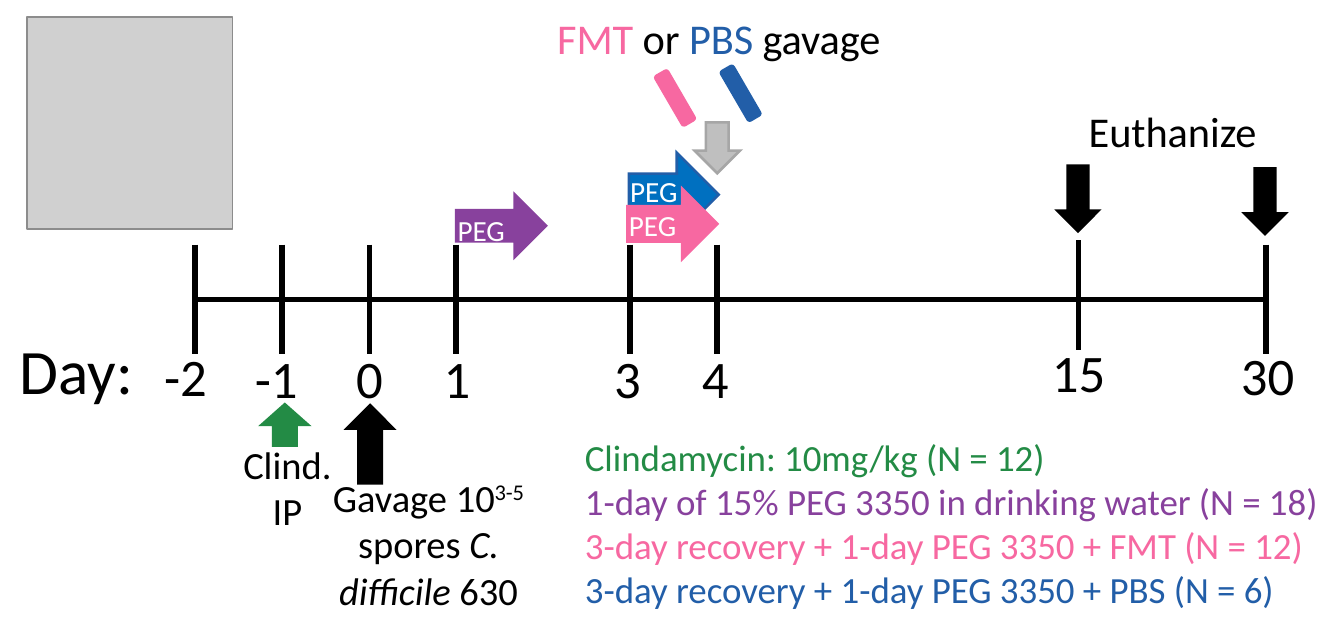
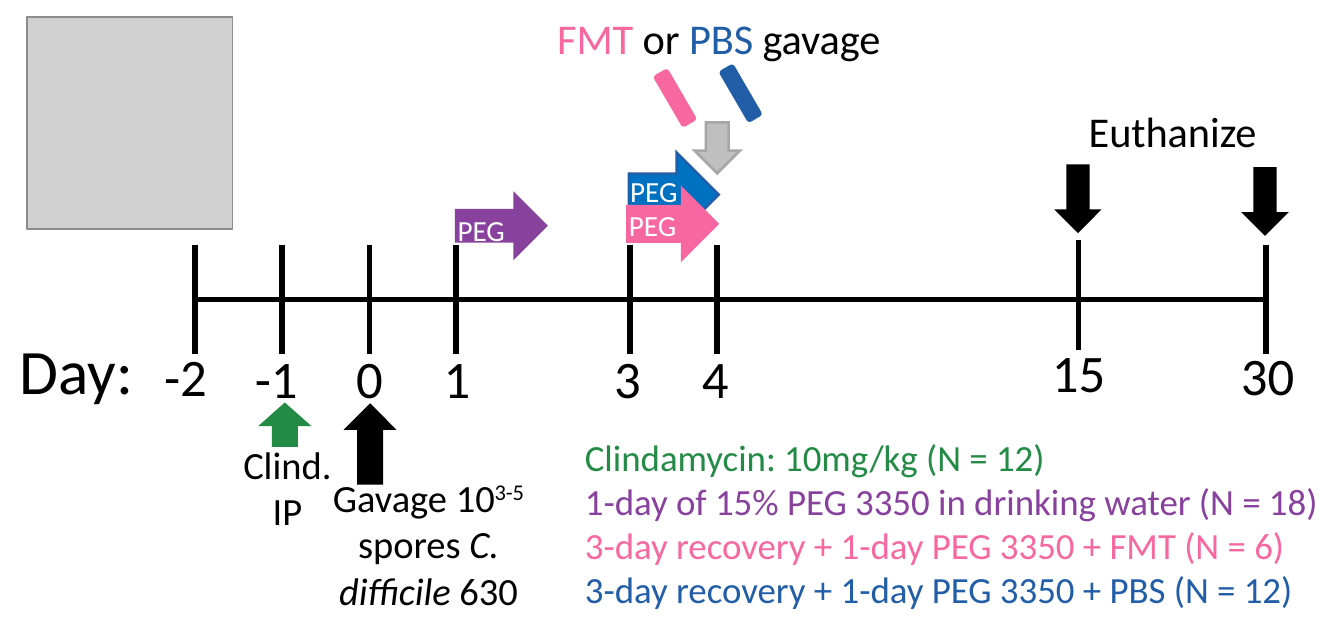
Before and after one commit to SchlossLab/Tomkovich_PEG3350_mSphere_2021, a slide deck: slide 1 of results/figures/post_CDI_PEG_exp_schematic.pptx. Drawn at 1344x632 pixels with LibreOffice and Linux fonts; fonts in the diff are those of the drawing; grey boxes stand for pictures. Boxes give left, top, right and bottom in pixels: in the first picture for what was removed or moved away, otherwise in the second. Text is boxed around its words. In the diff, an @@ line names an element or a change of style, - is before the commit and + after.

```diff
--- a/results/figures/post_CDI_PEG_exp_schematic.pptx
+++ b/results/figures/post_CDI_PEG_exp_schematic.pptx
@@ text at box(585, 532, 1292, 609): text changed; text colour #F768A1 to #225EA8 @@
-3-day recovery + 1-day PEG 3350 + FMT (N = 12)
-3-day recovery + 1-day PEG 3350 + PBS (N = 6)
+3-day recovery + 1-day PEG 3350 + FMT (N = 6)
+3-day recovery + 1-day PEG 3350 + PBS (N = 12)
```
Also in this commit, not shown: 1 other file.
